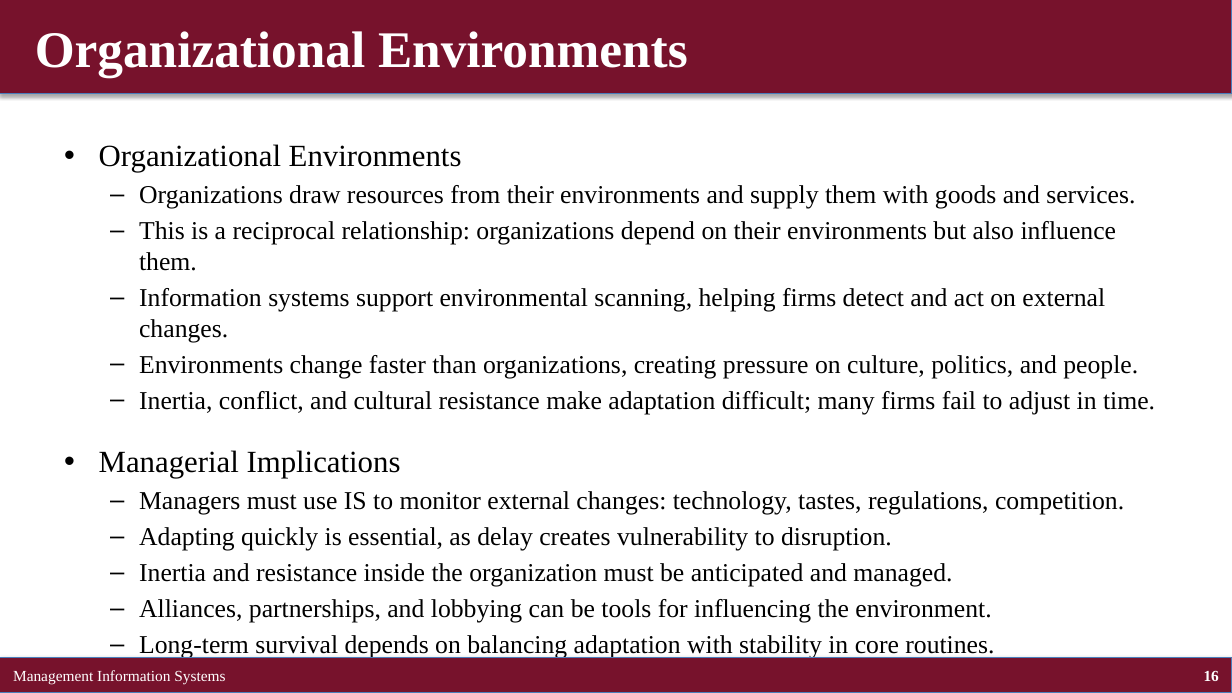
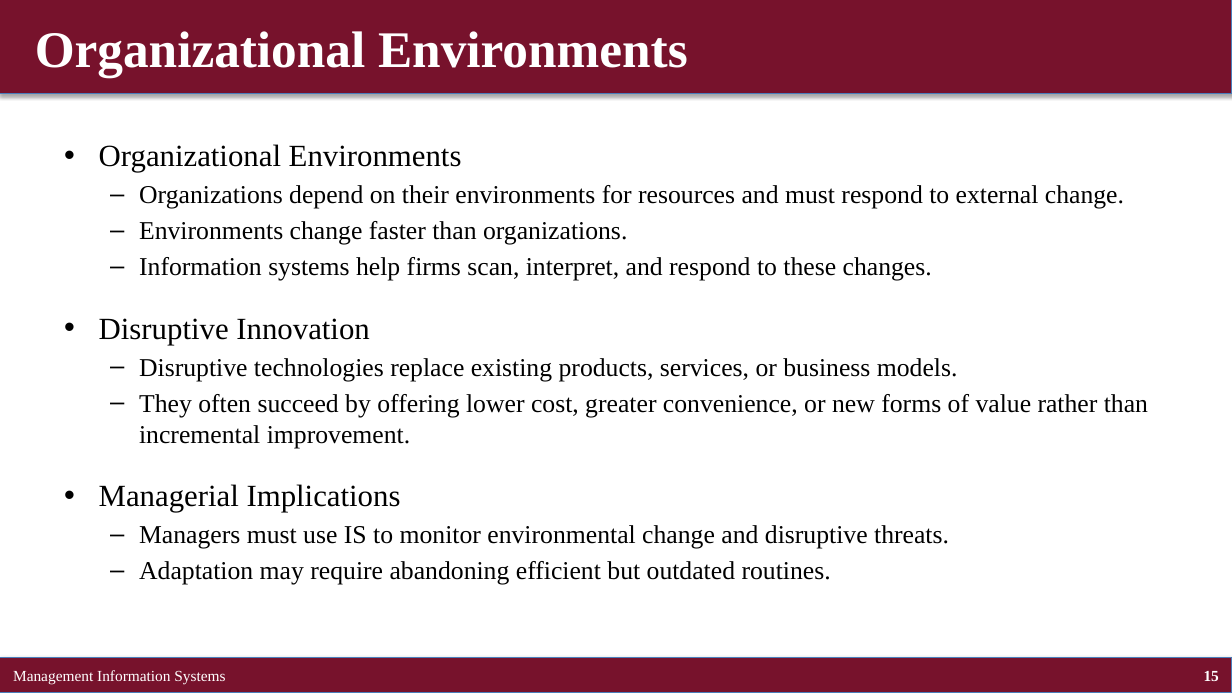
Before and after one commit to brianhwpark/brianhwpark.github.io, a slide deck: slide 15 of files/teaching-resources/concordiacollege-busn-315/busn-315-lecture-note/busn315-ch03.pptx (slide 16 before the commit). Drawn at 1232x693 pixels with LibreOffice and Linux fonts; fonts in the diff are those of the drawing. Boxes give left, top, right and bottom in pixels: in the first picture for what was removed or moved away, otherwise in the second. Text is boxed around its words. In the diff, an @@ line names an element or a change of style, - is before the commit and + after.

```diff
--- a/files/teaching-resources/concordiacollege-busn-315/busn-315-lecture-note/busn315-ch03.pptx
+++ b/files/teaching-resources/concordiacollege-busn-315/busn-315-lecture-note/busn315-ch03.pptx
@@ text at (x1=99, y1=185, x2=1148, y2=448): text changed @@
-  – Organizations draw resources from their environments and supply them with goods and services.
-  – This is a reciprocal relationship: organizations depend on their environments but also influence them.
-  – Information systems support environmental scanning, helping firms detect and act on external changes.
-  – Environments change faster than organizations, creating pressure on culture, politics, and people.
-  – Inertia, conflict, and cultural resistance make adaptation difficult; many firms fail to adjust in time.
+  – Organizations depend on their environments for resources and must respond to external change.
+  – Environments change faster than organizations.
+  – Information systems help firms scan, interpret, and respond to these changes.
+• Disruptive Innovation
+  – Disruptive technologies replace existing products, services, or business models.
+  – They often succeed by offering lower cost, greater convenience, or new forms of value rather than incremental improvement.
@@ text at (x1=139, y1=525, x2=949, y2=585): text changed @@
-  – Managers must use IS to monitor external changes: technology, tastes, regulations, competition.
-  – Adapting quickly is essential, as delay creates vulnerability to disruption.
-  – Inertia and resistance inside the organization must be anticipated and managed.
-  – Alliances, partnerships, and lobbying can be tools for influencing the environment.
-  – Long-term survival depends on balancing adaptation with stability in core routines.
+  – Managers must use IS to monitor environmental change and disruptive threats.
+  – Adaptation may require abandoning efficient but outdated routines.
@@ page number at (x1=1204, y1=671, x2=1219, y2=681): text changed @@
-16
+15
```
Also in this commit, not shown: 46 other slides changed, 5 slides added, 5 slides removed, 8 other files.
